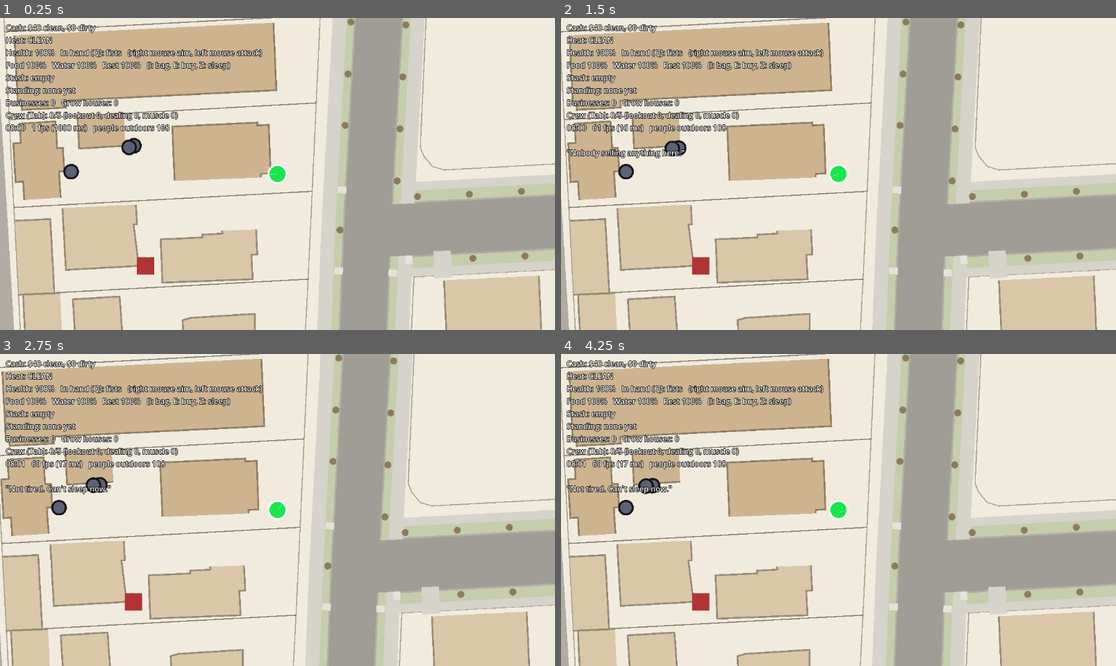
Above: before the commit, frames 1-4 (two rows, left to right).
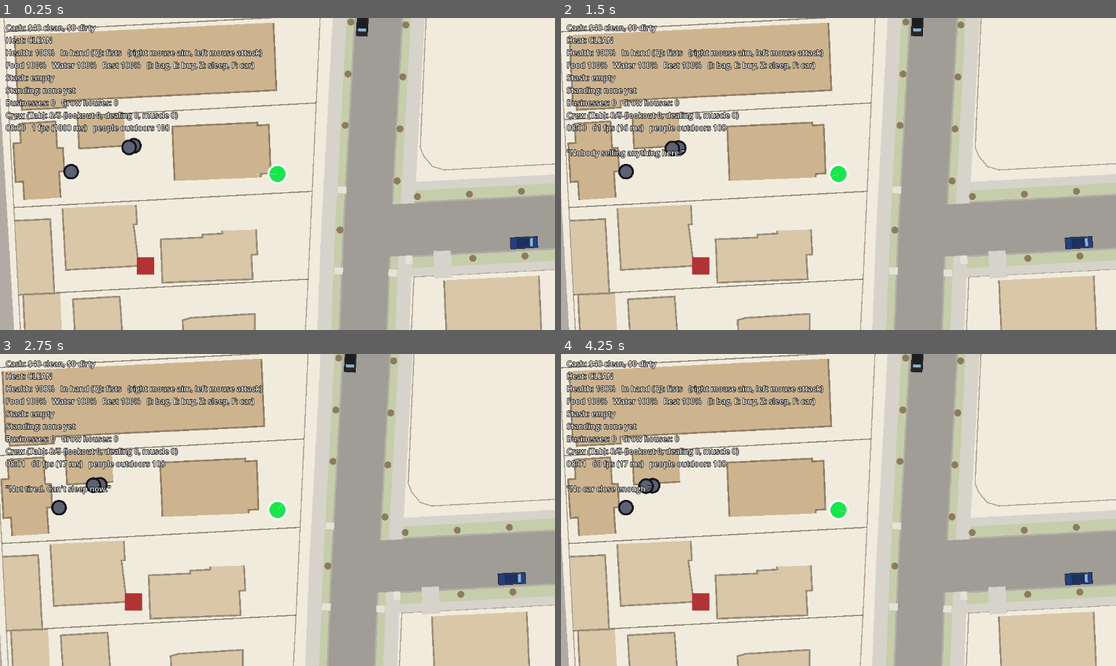
Above: after the commit, the same moments.

Repository: philippkasharov-bit/ganstoid
Game: Godot game, scene res://scenes/main.tscn
Two runs of this game, one before a commit and one after it. Both use one fixed random seed, a clock stepped at 60 frames per second and the inputs below.
Inputs (mouse positions are in pixels of both pictures, inside the frame that each line leads up to):
- Up to frame 1 (0.25 s): no input
- Up to frame 2 (1.5 s): tap Enter (ui_accept) at 0.5, 0.77 s; move the mouse to (960, 158) at 0.52 s; hold Right (ui_right) 0.53-1.25 s; tap Z (sleep) at 0.6 s; click (960, 158) at 0.67 s; tap E (store) at 0.8 s; drag from (727, 189) to (810, 236) at 1.27 s
- Up to frame 3 (2.75 s): tap Enter (ui_accept) at 2 s; move the mouse to (333, 441) at 2.02 s; hold Right (ui_right) from 2.03 s (still down); tap F (car_door, bound only after the commit) at 2.1 s; tap Z (sleep) at 2.3 s
- Up to frame 4 (4.25 s): release Right (ui_right) at 2.75 s; drag from (810, 572) to (672, 463) at 2.77 s; move the mouse to (1005, 556) at 3.52 s; hold Left (ui_left) from 3.53 s (still down); click (1005, 556) at 3.6 s; tap Enter (ui_accept) at 3.77 s; tap F (car_door, bound only after the commit) at 3.8 s

The runs differ from the first frame. In frame 1, 0.4% of the frame differs, in the area x 40-97%, y 0-75%; in frame 2, 0.4%; in frame 3, 0.4%; in frame 4, 0.6%, in the area x 3-96%, y 0-75%.

Commit message:
V1: cars - parked, hotwired, driven, crashed
- VehicleData + VehicleSeeder: 450 cars parked at the kerb of residential and arterial streets across the district (seeded; 15% unlocked)
- F: get in an unlocked car; a locked one is hotwired in 6 s standing at it (witnessable break-in); F again to get out beside it (stop first)
- driving: W/S throttle-brake-reverse, A/D steer, bicycle model, ~60 km/h top; walls stop and dent the car, hard crashes hurt you
- running someone over hurts by speed (blunt slow, bleeding fast), throws them aside, counts as a crime; their gang notices
- cars drawn top-down (body, roof, windscreen); player hidden at the wheel; verify_vehicles

Co-Authored-By: Claude Opus 5.5 <noreply@anthropic.com>
Claude-Session: https://claude.ai/code/session_0181CUZ9xueroR9pN7WCQFBM

Diff:
--- a/core/ecs/component_names.gd
+++ b/core/ecs/component_names.gd
@@ -11,3 +11,4 @@
 const ECONOMY_ITEM := &"EconomyItemData"
 const ECONOMY_TRANSACTION := &"EconomyTransactionData"
 const PLAYER_STATE := &"PlayerStateData"
+const VEHICLE := &"VehicleData"
--- a/core/ecs/world.gd
+++ b/core/ecs/world.gd
@@ -86,6 +86,9 @@
 	var building: BuildingData = entity.get_component(ComponentNames.BUILDING)
 	if building != null:
 		return building.position
+	var car: VehicleData = entity.get_component(ComponentNames.VEHICLE)
+	if car != null:
+		return car.position
 	return null
 
 ## Call this after moving an entity's position (NPC movement system, Phase 1+)
--- a/core/render/entity_visual_factory.gd
+++ b/core/render/entity_visual_factory.gd
@@ -29,6 +29,10 @@
 		if building.building_type == GanstoidEnums.BuildingType.RESIDENCE:
 			return null   # thousands of homes: the map already shows them
 		return _make_rect(Vector2.ONE * BUILDING_MARK_M, BUILDING_COLORS.get(building.building_type, Color.GRAY))
+
+	var car: VehicleData = entity.get_component(ComponentNames.VEHICLE)
+	if car != null:
+		return _make_car(car)
 
 	# Checked before the generic NPC case: the player entity carries BOTH
 	# PlayerStateData and NPCData (see PlayerFactory) -- without this order,
@@ -63,6 +67,20 @@
 	poly.color = color
 	return poly
 
+## V1: a car seen from above: body, darker roof, windscreen toward the front (+x).
+static func _make_car(car: VehicleData) -> Node2D:
+	var node := Node2D.new()
+	var half := Vector2(car.length_m, car.width_m) * 0.5
+	var body := Rect2(-half, half * 2.0)
+	var roof := Rect2(Vector2(-half.x * 0.55, -half.y * 0.8), Vector2(half.x * 1.0, half.y * 1.6))
+	var glass := Rect2(Vector2(half.x * 0.45, -half.y * 0.75), Vector2(half.x * 0.22, half.y * 1.5))
+	node.draw.connect(func() -> void:
+		node.draw_rect(body.grow(0.08), Color(0.05, 0.05, 0.06))
+		node.draw_rect(body, car.color)
+		node.draw_rect(roof, car.color.darkened(0.25))
+		node.draw_rect(glass, Color(0.55, 0.7, 0.8)))
+	return node
+
 ## A person: filled dot with a dark rim so it reads on both day and night maps.
 static func _make_person(color: Color, scale: float = 1.0, rim: Color = Color(0.08, 0.08, 0.1)) -> Node2D:
 	var dot := Node2D.new()
--- a/core/render/hud.gd
+++ b/core/render/hud.gd
@@ -61,7 +61,7 @@
 		"Cash: $%d clean, $%d dirty" % [npc.cash - state.dirty_cash, state.dirty_cash],
 		"Heat: %s" % GanstoidEnums.LawTier.keys()[state.law_tier],
 		"Health: %d%%%s   In hand (Q): %s%s   (right mouse aim, left mouse attack)" % [roundi(npc.health * 100), "  BLEEDING (bandage: I)" if npc.bleeding else "", String(state.weapon), "  %d rounds" % state.ammo if state.weapon == &"pistol" else ""],
-		"Food %s   Water %s   Rest %s%s   (I: bag, E: buy, Z: sleep)" % [_need(npc.hunger), _need(npc.thirst), _need(npc.fatigue), "   ASLEEP..." if state.sleeping else ""],
+		"Food %s   Water %s   Rest %s%s   (I: bag, E: buy, Z: sleep, F: car)" % [_need(npc.hunger), _need(npc.thirst), _need(npc.fatigue), "   ASLEEP..." if state.sleeping else ""],
 		"Stash: %s" % _format_inventory(state.inventory),
 		"Standing: %s" % _format_standing(state),
 		"Businesses: %d   Grow houses: %d" % [BusinessSystem.count_owned(_world), ProductionSystem.count_grow_houses(_world)],
--- a/core/render/render_sync.gd
+++ b/core/render/render_sync.gd
@@ -57,7 +57,7 @@
 		if visual == null:
 			continue
 		var npc: NPCData = people[id].get_component(ComponentNames.NPC)
-		visual.visible = not npc.indoors
+		visual.visible = not npc.indoors and not (people[id].has_component(ComponentNames.PLAYER_STATE) and _in_car(people[id]))
 		if visual.visible:
 			visual.position = npc.position
 			var tint := Color.WHITE if not npc.is_down else (KO_TINT if npc.ko_until_tick >= 0 else DOWN_TINT)
@@ -65,6 +65,16 @@
 				visual.modulate = tint   # combat: a body on the ground, or someone out cold
 				visual.scale = Vector2(1.0, 0.55) if npc.is_down else Vector2.ONE
 
+	for id in _world.get_entities_with_component(ComponentNames.VEHICLE):
+		var car_visual: Node2D = _visuals.get(id)
+		if car_visual != null:
+			var car: VehicleData = _world.entities[id].get_component(ComponentNames.VEHICLE)
+			car_visual.position = car.position
+			car_visual.rotation = car.heading
+
+static func _in_car(player: Entity) -> bool:
+	return (player.get_component(ComponentNames.PLAYER_STATE) as PlayerStateData).vehicle_id != &""
+
 func _remove_stale_visuals() -> void:
 	for id in _visuals.keys():
 		if not _world.entities.has(id):
--- a/core/systems/combat_system.gd
+++ b/core/systems/combat_system.gd
@@ -152,6 +152,11 @@
 			out.append(npc)
 	return out
 
+## V1: a person hit by the player's car: seen like any blow, and their gang notices.
+static func report_hit(world: World, at: Vector2, result: Dictionary) -> void:
+	_witness(world, at, {"heard_m": 0.0}, result)
+	world.event_bus.emit(GanstoidEvents.ASSAULTED, {"victim_id": result["hit_id"], "position": at, "tick": world.tick})
+
 ## Seen like any crime: a blow that lands is assault, a body on the ground is
 ## murder. A shot is heard: everyone within earshot counts as a witness of it.
 static func _witness(world: World, at: Vector2, w: Dictionary, result: Dictionary) -> void:
--- a/core/systems/player_input_system.gd
+++ b/core/systems/player_input_system.gd
@@ -49,6 +49,7 @@
 const STORE_ACTION := &"store"
 const INVENTORY_ACTION := &"inventory"   # G2: I
 const SLEEP_ACTION := &"sleep"           # G2: Z
+const CAR_ACTION := &"car_door"          # V1: F
 const SLOT_ACTIONS: Array[StringName] = [&"slot_1", &"slot_2", &"slot_3", &"slot_4", &"slot_5", &"slot_6", &"slot_7", &"slot_8", &"slot_9"]
 
 func _init(world: World) -> void:
@@ -86,6 +87,7 @@
 	_bind_key(STORE_ACTION, KEY_E)
 	_bind_key(INVENTORY_ACTION, KEY_I)
 	_bind_key(SLEEP_ACTION, KEY_Z)
+	_bind_key(CAR_ACTION, KEY_F)
 	for i in SLOT_ACTIONS.size():
 		_bind_key(SLOT_ACTIONS[i], KEY_1 + i)
 	_bind_mouse(ATTACK_ACTION, MOUSE_BUTTON_LEFT)
@@ -131,6 +133,14 @@
 			StreetTalk.say(_world, state, NeedsSystem.toggle_sleep(_world, npc, state))
 		if state.sleeping:
 			continue   # asleep: nothing else until you wake
+		if Input.is_action_just_pressed(CAR_ACTION):
+			StreetTalk.say(_world, state, VehicleSystem.use_door(_world, npc, state))
+		var wired := VehicleSystem.advance_hotwire(_world, npc, state)
+		if not wired.is_empty():
+			StreetTalk.say(_world, state, wired)
+		if state.vehicle_id != &"":
+			_drive(npc, state, delta)
+			continue   # at the wheel: WASD drive the car
 		_combat_input(npc, state, tick)
 		if _store_input(npc, state) or _inventory_input(npc, state):
 			continue   # a menu is open: the number keys belong to it
@@ -210,6 +220,18 @@
 			StreetTalk.say(_world, state, ShopSystem.buy(_world, npc, state, state.store_id, stock[i]))
 	return true
 
+## V1: WASD drive; the player rides along.
+func _drive(npc: NPCData, state: PlayerStateData, delta: float) -> void:
+	var car: VehicleData = _world.entities[state.vehicle_id].get_component(ComponentNames.VEHICLE)
+	var input := _move_input()
+	var out := VehicleSystem.drive(_world, car, -input.y, input.x, delta)
+	npc.position = car.position
+	_world.reindex_position(npc.id)
+	if out.has("hit"):
+		CombatSystem.report_hit(_world, car.position, out["hit"])
+	if out.get("crash", 0.0) > 8.0:
+		npc.health = maxf(0.0, npc.health - out["crash"] * 0.02)   # a hard crash shakes you up
+
 ## G2: I opens what you carry; 1-9 eat, drink or apply that line.
 func _inventory_input(npc: NPCData, state: PlayerStateData) -> bool:
 	if Input.is_action_just_pressed(INVENTORY_ACTION):
--- /dev/null
+++ b/core/systems/vehicle_system.gd
@@ -0,0 +1,143 @@
+## Driving (V1). Arcade bicycle model in metres: W/S throttle and brake,
+## A/D steer, F gets in and out. A locked car takes HOTWIRE_S of standing at
+## it (a witnessable break-in); an unlocked one is yours at once.
+## Hitting a wall stops you and dents the car; hitting a person hurts them by
+## speed (and is a crime like any other blow).
+## Pure rules: PlayerInputSystem passes the controls in.
+class_name VehicleSystem
+extends RefCounted
+
+const ACCEL := 4.5            # m/s2
+const BRAKE := 9.0
+const DRAG := 0.6             # m/s2 rolling and air, coasting
+const MAX_SPEED := 17.0       # ~60 km/h: city driving
+const MAX_REVERSE := 4.0
+const WHEELBASE := 2.7
+const MAX_STEER := deg_to_rad(32.0)
+const ENTER_M := 3.0
+const HOTWIRE_S := 6.0
+const HIT_MIN_SPEED := 2.5    # slower than this you nudge people, no harm
+const WRECKED := 1.0
+
+## F: get out if in a car; otherwise get in the nearest car (or start a hotwire).
+static func use_door(world: World, me: NPCData, state: PlayerStateData) -> Dictionary:
+	if state.vehicle_id != &"":
+		return _get_out(world, me, state)
+	var car := nearest_car(world, me.position)
+	if car == null:
+		return {"ok": false, "reason": "no_car"}
+	if car.damage >= WRECKED:
+		return {"ok": false, "reason": "car_wrecked"}
+	if car.locked and car.owner_id != PlayerFactory.PLAYER_ENTITY_ID:
+		state.hotwire_id = car.id
+		state.hotwire_done_tick = world.tick + int(HOTWIRE_S * SimClock.TICKS_PER_SECOND)
+		CrimeSystem.broadcast_witnesses(world, me.position, CrimeSystem.SEVERITY_BY_TYPE[GanstoidEnums.CrimeType.CAR_BREAK_IN])
+		return {"ok": true, "effect": "hotwiring"}
+	return _get_in(world, me, state, car)
+
+## A hotwire finishes if you stayed at the car; walking off abandons it.
+static func advance_hotwire(world: World, me: NPCData, state: PlayerStateData) -> Dictionary:
+	if state.hotwire_id == &"":
+		return {}
+	var car := _car(world, state.hotwire_id)
+	if car == null or car.position.distance_to(me.position) > ENTER_M:
+		state.hotwire_id = &""
+		return {"ok": false, "reason": "hotwire_abandoned"}
+	if world.tick < state.hotwire_done_tick:
+		return {}
+	state.hotwire_id = &""
+	car.locked = false
+	return _get_in(world, me, state, car)
+
+static func _get_in(world: World, me: NPCData, state: PlayerStateData, car: VehicleData) -> Dictionary:
+	state.vehicle_id = car.id
+	car.driver_id = me.id
+	me.position = car.position
+	world.reindex_position(me.id)
+	return {"ok": true, "effect": "car_in"}
+
+static func _get_out(world: World, me: NPCData, state: PlayerStateData) -> Dictionary:
+	var car := _car(world, state.vehicle_id)
+	if car == null:
+		state.vehicle_id = &""
+		return {"ok": false, "reason": "no_car"}
+	if absf(car.speed) > 2.0:
+		return {"ok": false, "reason": "too_fast"}
+	var left := Vector2.from_angle(car.heading).orthogonal() * -1.0
+	var spot := car.position + left * (car.width_m * 0.5 + 0.8)
+	if _blocked(spot, 0.3):
+		spot = car.position - left * (car.width_m * 0.5 + 0.8)   # the other door
+	car.speed = 0.0
+	car.driver_id = &""
+	state.vehicle_id = &""
+	me.position = spot
+	world.reindex_position(me.id)
+	return {"ok": true, "effect": "car_out"}
+
+## One tick of driving. throttle -1..1 (S brakes, then reverses), steer -1..1.
+static func drive(world: World, car: VehicleData, throttle: float, steer: float, delta: float) -> Dictionary:
+	var out := {}
+	if car.damage >= WRECKED:
+		car.speed = 0.0
+		return out
+	if throttle > 0.0:
+		car.speed = minf(MAX_SPEED * (1.0 - car.damage * 0.5), car.speed + ACCEL * throttle * delta) if car.speed >= 0.0 else car.speed + BRAKE * delta
+	elif throttle < 0.0:
+		car.speed = car.speed - BRAKE * delta if car.speed > 0.0 else maxf(-MAX_REVERSE, car.speed - ACCEL * 0.6 * delta)
+	else:
+		car.speed = move_toward(car.speed, 0.0, DRAG * delta)
+	if absf(car.speed) < 0.01:
+		return out
+	car.heading += car.speed / WHEELBASE * tan(MAX_STEER * steer) * delta
+	var forward := Vector2.from_angle(car.heading)
+	var next := car.position + forward * car.speed * delta
+	var nose := next + forward * signf(car.speed) * car.length_m * 0.5
+	if _blocked(nose, 0.0):
+		car.damage = minf(WRECKED, car.damage + absf(car.speed) * 0.02)
+		out["crash"] = absf(car.speed)
+		car.speed = 0.0
+		return out
+	car.position = next
+	world.reindex_position(car.id)
+	var hit := _run_into(world, car, forward)
+	if not hit.is_empty():
+		out["hit"] = hit
+	return out
+
+## A person in front of the bumper at speed: hurt by how fast you were going.
+static func _run_into(world: World, car: VehicleData, forward: Vector2) -> Dictionary:
+	if absf(car.speed) < HIT_MIN_SPEED:
+		return {}
+	var bumper := car.position + forward * signf(car.speed) * car.length_m * 0.5
+	for id in world.spatial_index.query_nearby(bumper):
+		if id == car.driver_id:
+			continue
+		var entity: Entity = world.entities.get(id)
+		var npc: NPCData = entity.get_component(ComponentNames.NPC) if entity != null else null
+		if npc == null or npc.is_down or npc.indoors or npc.position.distance_to(bumper) > car.width_m * 0.5 + 0.3:
+			continue
+		var w := {"damage": clampf(absf(car.speed) / 14.0, 0.2, 1.2), "blunt": absf(car.speed) < 9.0}
+		var result := CombatSystem._hurt(world, npc, w)
+		npc.position += forward.orthogonal() * (car.width_m * 0.5 + 0.6)   # thrown aside
+		world.reindex_position(npc.id)
+		car.speed *= 0.6
+		car.damage = minf(WRECKED, car.damage + 0.03)
+		return result
+	return {}
+
+static func nearest_car(world: World, at: Vector2) -> VehicleData:
+	var best: VehicleData = null
+	var best_d := ENTER_M
+	for id in world.spatial_index.query_nearby(at):
+		var car := _car(world, id)
+		if car != null and car.driver_id == &"" and car.position.distance_to(at) <= best_d:
+			best = car
+			best_d = car.position.distance_to(at)
+	return best
+
+static func _car(world: World, id: StringName) -> VehicleData:
+	var entity: Entity = world.entities.get(id)
+	return entity.get_component(ComponentNames.VEHICLE) if entity != null else null
+
+static func _blocked(p: Vector2, r: float) -> bool:
+	return SimNav.active != null and SimNav.active.collision.blocked(p, r)
--- a/core/text/street_talk.gd
+++ b/core/text/street_talk.gd
@@ -17,6 +17,13 @@
 	"sleep_rough": ["Sleeping rough. Keep one eye open.", "Lying down where you are. Risky."],
 	"woke": ["Up. Back to it.", "Awake."],
 	"witness_running": ["Somebody saw that. They're running for a phone.", "A witness is booking it. Phone in hand soon.", "Eyes on you. They're calling it in."],
+	"hotwiring": ["Working the wires... stay with it.", "Pulling the column. Few seconds."],
+	"hotwire_abandoned": ["Left it. Wires hanging."],
+	"car_in": ["Engine's on. F to get out.", "Behind the wheel."],
+	"car_out": ["Out of the car."],
+	"no_car": ["No car close enough."],
+	"car_wrecked": ["That one's wrecked."],
+	"too_fast": ["Stop the car first."],
 	"bought": ["Paid ${n}.", "${n}, bagged.", "Done. ${n} lighter."],
 	"closed": ["Shutters down. Opens at seven.", "Closed for the night."],
 	"not_sold_here": ["They don't carry that here."],
--- /dev/null
+++ b/core/worldgen/vehicle_seeder.gd
@@ -0,0 +1,54 @@
+## Parked cars (V1): one every PARK_EVERY_M or so along the kerb of
+## residential and arterial streets near the district, facing with traffic
+## (right-hand side). Seeded, so a save rebuilds the same cars.
+class_name VehicleSeeder
+extends RefCounted
+
+const PARK_EVERY_M := 18.0
+const KEEP_SHARE := 0.45            # not every space is taken
+const KERB_IN_M := 1.2              # car centre this far in from the kerb
+const MAX_CARS := 450
+const UNLOCKED_SHARE := 0.15
+const TIERS := ["res", "art"]
+const COLORS := [Color(0.85, 0.85, 0.85), Color(0.15, 0.15, 0.17), Color(0.55, 0.57, 0.6), Color(0.6, 0.12, 0.12),
+	Color(0.15, 0.25, 0.5), Color(0.9, 0.9, 0.95), Color(0.35, 0.4, 0.3), Color(0.75, 0.65, 0.45)]
+
+static func seed(world: World, seed: int, city: CityData, centre: Vector2, radius: float) -> int:
+	var rng := RandomNumberGenerator.new()
+	rng.seed = seed
+	var spots: Array = []   # [position, heading]
+	for road in city.roads:
+		if not TIERS.has(road["tier"]) or not road.has("w"):
+			continue
+		var pts: PackedVector2Array = road["pts"]
+		for k in pts.size() - 1:
+			_spots_along(spots, rng, pts[k], pts[k + 1], road["w"], centre, radius)
+	var stride := maxf(1.0, float(spots.size()) / MAX_CARS)   # spread over the whole district, not the first streets listed
+	var n := 0
+	while n < MAX_CARS and int(n * stride) < spots.size():
+		_park(world, rng, StringName("car_%d" % n), spots[int(n * stride)])
+		n += 1
+	return n
+
+static func _spots_along(spots: Array, rng: RandomNumberGenerator, a: Vector2, b: Vector2, w: float, centre: Vector2, radius: float) -> void:
+	var dir := (b - a).normalized()
+	var right := Vector2(-dir.y, dir.x)
+	var seg := a.distance_to(b)
+	var t := PARK_EVERY_M * 0.5
+	while t < seg - PARK_EVERY_M * 0.5:
+		var p := a + dir * t + right * (w * 0.5 - KERB_IN_M)
+		t += PARK_EVERY_M
+		if p.distance_to(centre) <= radius and rng.randf() < KEEP_SHARE:
+			spots.append([p, dir.angle()])
+
+static func _park(world: World, rng: RandomNumberGenerator, id: StringName, spot: Array) -> void:
+	var car := VehicleData.new()
+	car.id = id
+	car.position = spot[0]
+	car.heading = spot[1]
+	car.locked = rng.randf() > UNLOCKED_SHARE
+	car.owner_id = &"street"
+	car.color = COLORS[rng.randi() % COLORS.size()]
+	var e := Entity.new(car.id)
+	e.add_component(car)
+	world.register_entity(e)
--- a/core/worldgen/world_generator.gd
+++ b/core/worldgen/world_generator.gd
@@ -13,6 +13,7 @@
 	var building_ids := CityRoles.generate(world, seed, city, centre, radius)
 	PopulationSeeder.seed(world, seed + 1, population_count, building_ids)
 	GoodsCatalog.seed_goods(world)
+	VehicleSeeder.seed(world, seed + 2, city, centre, radius)
 	_spawn_player_near(world, building_ids, centre)
 
 ## Player starts at the home nearest the district centre.
--- a/data/components/player_state_data.gd
+++ b/data/components/player_state_data.gd
@@ -87,6 +87,10 @@
 @export var sleeping: bool = false
 @export var sleeping_home: bool = false
 @export var health_at_sleep: float = 1.0
+## V1: the car you are in (driving), and a hotwire in progress.
+@export var vehicle_id: StringName = &""
+@export var hotwire_id: StringName = &""
+@export var hotwire_done_tick: int = 0
 var inventory_open: bool = false                # G2: I shows what you carry (not saved)
 var store_id: StringName = &""                  # G1: counter whose menu is open (not saved)
 var last_attack: Dictionary = {}                # the latest blow or shot, for AimView to draw
--- /dev/null
+++ b/data/components/vehicle_data.gd
@@ -0,0 +1,16 @@
+## A car (V1). Parked along the kerbs at new game; the player can take one.
+## Metres, radians, m/s. Pure data.
+class_name VehicleData
+extends Resource
+
+@export var id: StringName
+@export var position: Vector2
+@export var heading: float = 0.0          # radians, 0 = facing +x
+@export var speed: float = 0.0            # m/s along heading (negative = reversing)
+@export var locked: bool = true
+@export var owner_id: StringName = &""    # who it belongs to (&"player" once bought; stolen stays theirs)
+@export_range(0.0, 1.0) var damage: float = 0.0
+@export var color: Color = Color(0.6, 0.6, 0.65)
+@export var length_m: float = 4.6
+@export var width_m: float = 1.85
+@export var driver_id: StringName = &""
--- /dev/null
+++ b/debug/verify_vehicles.gd
@@ -0,0 +1,94 @@
+## V1 validator: parked cars, getting in, hotwiring, driving, running someone over.
+##   1. The district gets parked cars, the same ones for the same seed.
+##   2. An unlocked car: F gets you in; a locked one takes the hotwire time.
+##   3. Full throttle reaches city speed in seconds and the car moves that far;
+##      braking stops it; F gets you out beside it.
+##   4. A person in front of the bumper at speed is hurt and thrown aside.
+extends SceneTree
+
+func _initialize() -> void:
+	var a := World.new()
+	TestWorlds.real_city(a, 9)
+	var b := World.new()
+	TestWorlds.real_city(b, 9)
+	var cars_a := a.get_entities_with_component(ComponentNames.VEHICLE)
+	var cars_b := b.get_entities_with_component(ComponentNames.VEHICLE)
+	var same := cars_a.size() == cars_b.size()
+	for id in cars_a:
+		same = same and cars_b.has(id) and (cars_a[id].get_component(ComponentNames.VEHICLE) as VehicleData).position == (cars_b[id].get_component(ComponentNames.VEHICLE) as VehicleData).position
+	print("parked cars: %d, same for the same seed: %s" % [cars_a.size(), same])
+	if not _check(cars_a.size() > 100 and same, "the district has parked cars, seeded"):
+		return
+	var world := World.new()
+	var me := _person(world, PlayerFactory.PLAYER_ENTITY_ID, Vector2(100, 100))
+	var state := PlayerStateData.new()
+	world.entities[me.id].add_component(state)
+	world.reindex_components(me.id)
+	var open := _car(world, &"open", Vector2(102, 100), false)
+	var shut := _car(world, &"shut", Vector2(100, 300), true)
+	var r := VehicleSystem.use_door(world, me, state)
+	if not _check(r.get("effect") == "car_in" and state.vehicle_id == &"open", "an unlocked car: straight in"):
+		return
+	var t := 0
+	while t < 60 * 5:
+		VehicleSystem.drive(world, open, 1.0, 0.0, 1.0 / 60.0)
+		t += 1
+	var top := open.speed
+	var went := open.position.x - 102.0
+	while open.speed > 0.0:
+		VehicleSystem.drive(world, open, -1.0, 0.0, 1.0 / 60.0)
+	var out := VehicleSystem.use_door(world, me, state)
+	print("5 s full throttle: %.1f m/s, %.0f m; out: %s at %s" % [top, went, out.get("effect"), me.position])
+	if not _check(top > 15.0 and went > 35.0 and out.get("effect") == "car_out" and me.position.distance_to(open.position) < 2.5, "it drives, brakes and lets you out"):
+		return
+	me.position = Vector2(101, 300)
+	world.reindex_position(me.id)
+	var start := VehicleSystem.use_door(world, me, state)
+	var tries := 0
+	var got := {}
+	while got.is_empty() and tries < 60 * 10:
+		world.tick += 1
+		tries += 1
+		got = VehicleSystem.advance_hotwire(world, me, state)
+	print("locked car: %s, in after %.1f s" % [start.get("effect"), tries / 60.0])
+	if not _check(start.get("effect") == "hotwiring" and got.get("effect") == "car_in" and absf(tries / 60.0 - VehicleSystem.HOTWIRE_S) < 0.1, "a locked car takes the hotwire time"):
+		return
+	var walker := _person(world, &"walker", shut.position + Vector2(8, 0))
+	shut.speed = 12.0
+	var hit := {}
+	for k in 60:
+		var o := VehicleSystem.drive(world, shut, 0.5, 0.0, 1.0 / 60.0)
+		if o.has("hit"):
+			hit = o["hit"]
+			break
+	print("ran into a walker at speed: %s, their health %.2f, bleeding %s" % [hit.keys(), walker.health, walker.bleeding])
+	if not _check(hit.get("hit_id") == &"walker" and walker.health < 0.4, "a person hit at speed is badly hurt"):
+		return
+	print("VEHICLES_VERIFY: PASS")
+	quit()
+
+func _car(world: World, id: StringName, at: Vector2, locked: bool) -> VehicleData:
+	var c := VehicleData.new()
+	c.id = id
+	c.position = at
+	c.locked = locked
+	var e := Entity.new(id)
+	e.add_component(c)
+	world.register_entity(e)
+	return c
+
+func _person(world: World, id: StringName, at: Vector2) -> NPCData:
+	var e := Entity.new(id)
+	var n := NPCData.new()
+	n.id = id
+	n.position = at
+	e.add_component(n)
+	world.register_entity(e)
+	world.reindex_position(id)
+	return n
+
+func _check(good: bool, what: String) -> bool:
+	if not good:
+		print("VEHICLES_VERIFY: FAIL - ", what)
+		quit(1)
+	return good
Not shown, added: core/systems/vehicle_system.gd.uid
Not shown, added: core/worldgen/vehicle_seeder.gd.uid
Not shown, added: data/components/vehicle_data.gd.uid
Not shown, added: debug/verify_vehicles.gd.uid
